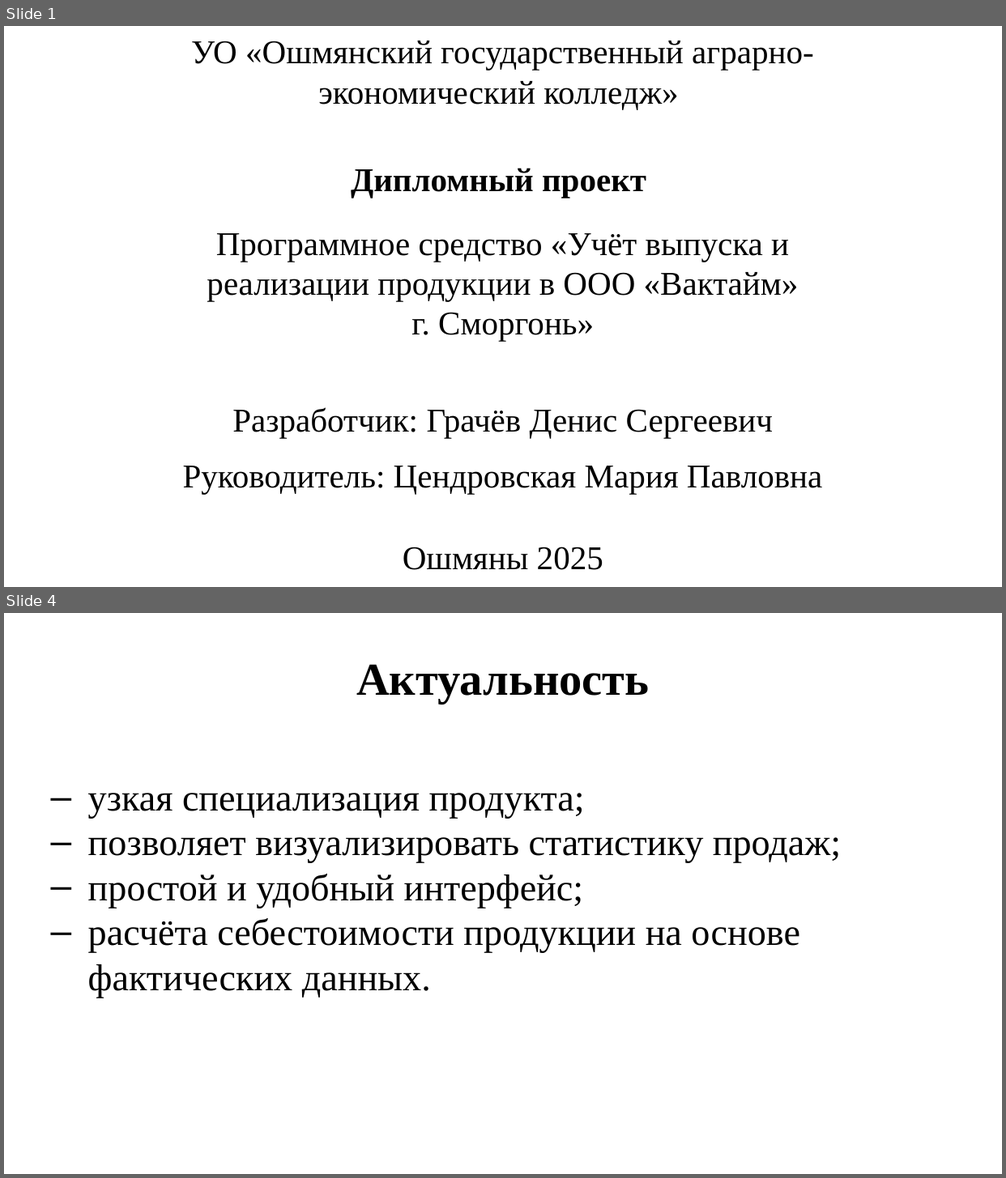
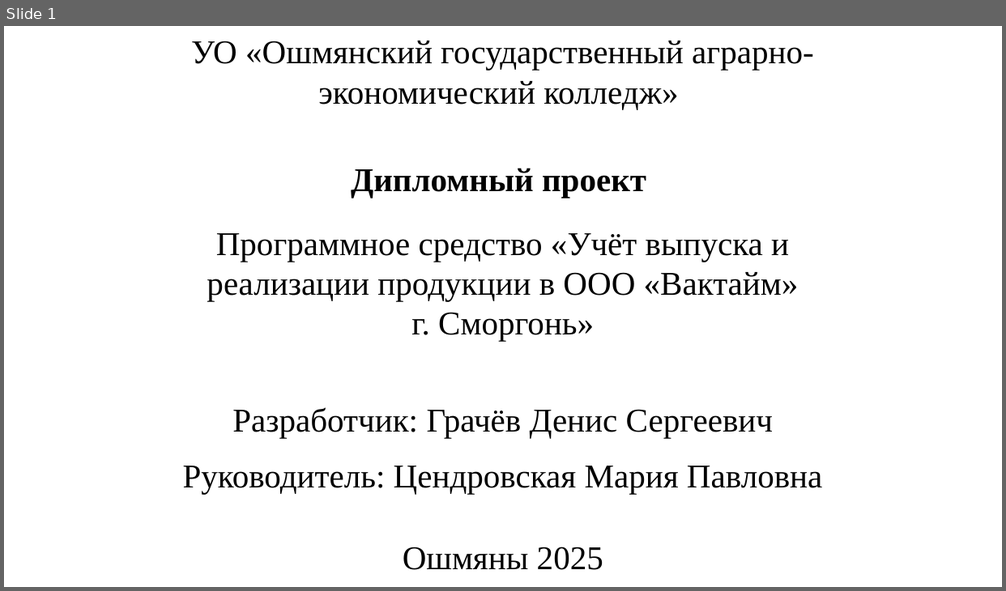
Before and after one commit to maldavan5916/VacTimeTP, a slide deck: Documentation/DIPLOM/Presentation.pptx. Shown one above the other, each under a label of ours: slides 1 and 4 before the commit, slide 1 after it; the slides between them are not shown. The pictures are 1006x1178 and 1006x591 pixels, drawn with LibreOffice and Linux fonts; fonts in the diff are those of the drawing. Boxes give left, top, right and bottom in pixels: in the first picture for what was removed or moved away, otherwise in the second. Text is boxed around its words. In the diff, an @@ line names an element or a change of style, - is before the commit and + after.

```diff
--- a/Documentation/DIPLOM/Presentation.pptx
+++ b/Documentation/DIPLOM/Presentation.pptx
@@ slide 4 removed at (x1=4, y1=613, x2=1002, y2=1174), background #FFFFFF @@
@@ text removed at (x1=356, y1=664, x2=649, y2=705) @@
-Актуальность
@@ text removed at (x1=88, y1=793, x2=841, y2=998) @@
-‒ узкая специализация продукта;
-‒ позволяет визуализировать статистику продаж;
-‒ простой и удобный интерфейс;
-‒ расчёта себестоимости продукции на основе фактических данных.
```
Also in this commit, not shown: 10 slides changed, 2 slides added, 1 other slide removed, 1 other file.
